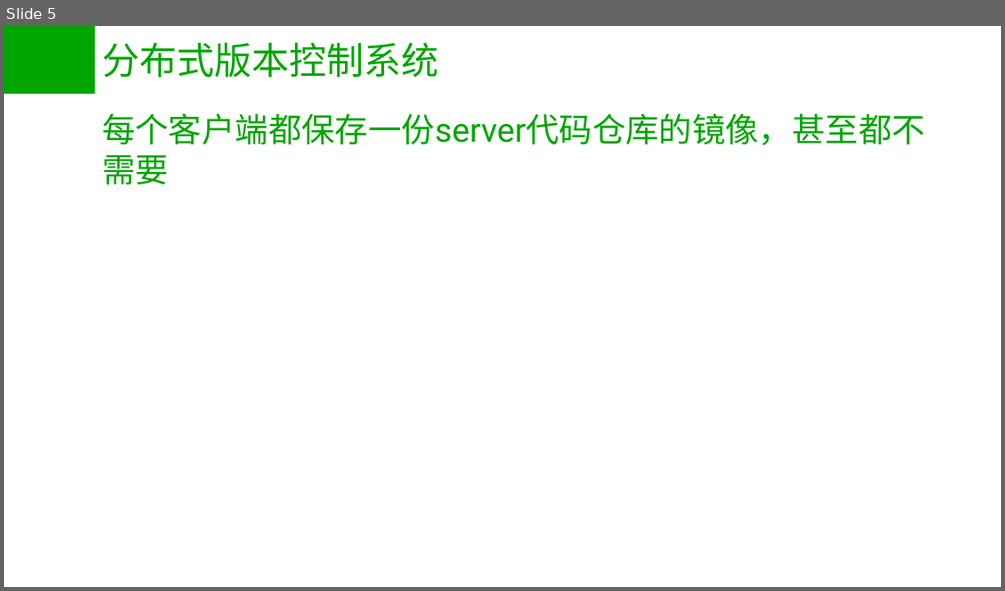
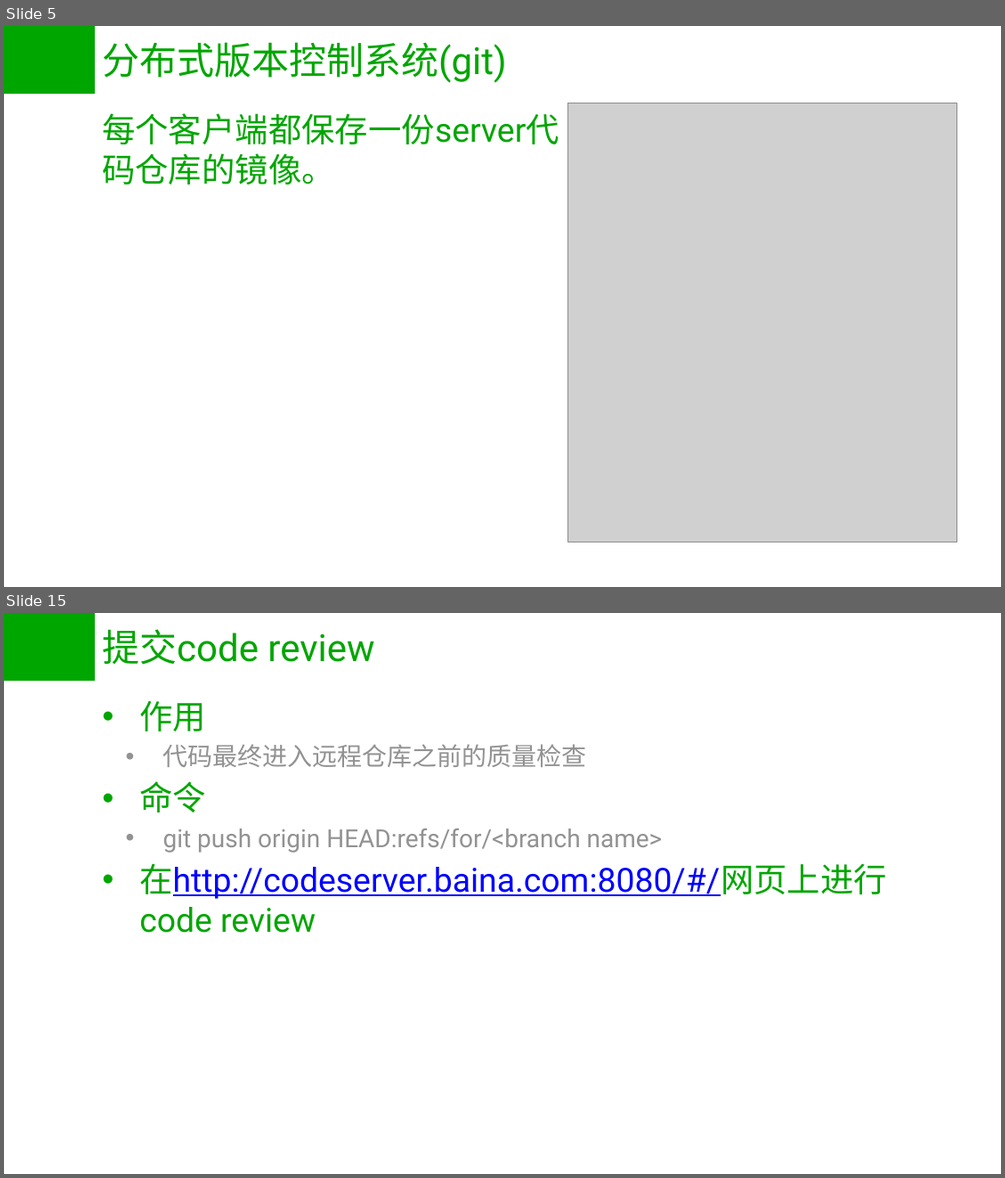
Before and after one commit to dannl/git_test, a slide deck: git.pptx. Shown one above the other, each under a label of ours: slide 5 before the commit, slides 5 and 15 after it; the slides between them are not shown. The pictures are 1005x591 and 1005x1178 pixels, drawn with LibreOffice and Linux fonts; fonts in the diff are those of the drawing; grey boxes stand for pictures. Boxes give left, top, right and bottom in pixels: in the first picture for what was removed or moved away, otherwise in the second. Text is boxed around its words. In the diff, an @@ line names an element or a change of style, - is before the commit and + after.

```diff
--- a/git.pptx
+++ b/git.pptx
@@ slide 15 added at (4, 613, 1001, 1174), background #CCE8CF; not listed: 1 template element that a slide beside it also shows @@
@@ title added at (102, 629, 374, 665), 36 pt, text #00A600 @@
+提交code review
@@ text added at (139, 701, 887, 933), 24 pt, text #929292 @@
+• 作用
+  • 代码最终进入远程仓库之前的质量检查
+• 命令
+  • git push origin HEAD:refs/for/<branch name>
+• 在http://codeserver.baina.com:8080/#/网页上进行code review
@@ slide 5 changed as well @@
@@ title at (102, 42, 506, 83): text changed @@
-分布式版本控制系统
+分布式版本控制系统(git)
@@ picture added at (568, 103, 957, 541) @@
@@ text at (102, 113, 559, 184): text changed @@
-每个客户端都保存一份server代码仓库的镜像，甚至都不需要
+每个客户端都保存一份server代码仓库的镜像。
```
Also in this commit, not shown: 3 other slides changed, 11 other slides added, 1 slide removed.
